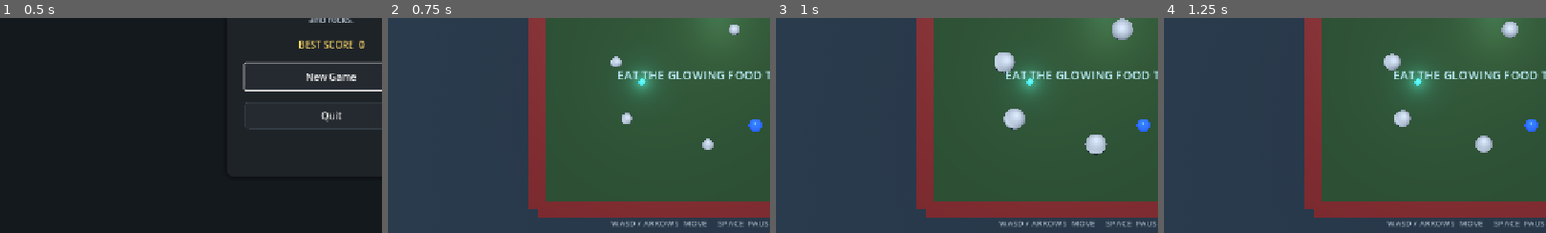
Above: before the commit, frames 1-4 (left to right).
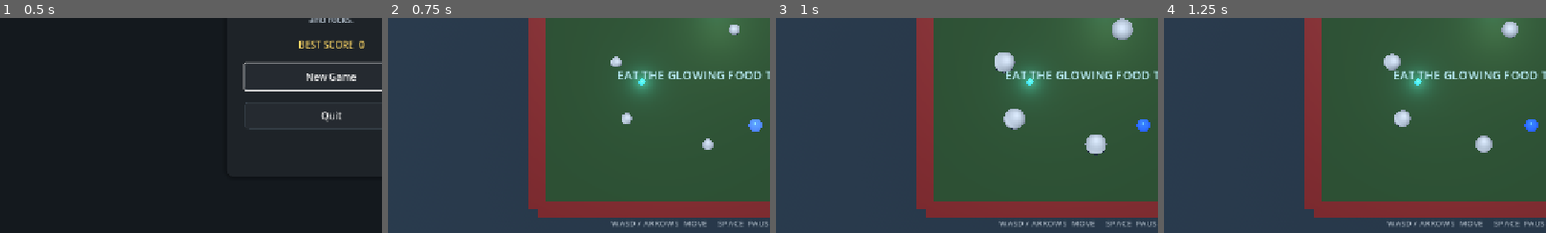
Above: after the commit, the same moments.

Repository: bluehexagons/snakeproject
Game: Godot game, scene res://scenes/main_menu.tscn
The game is run twice, just before and just after one commit, with the same random seed, the same clock (stepped at 60 frames per second) and the same inputs.
Inputs:
- Up to frame 1 (0.5 s): no input
- Up to frame 2 (0.75 s): click "New Game" at 0.5 s
- Up to frame 3 (1 s): no input
- Up to frame 4 (1.25 s): no input
The pictures show only the part of the screen within x 7-57%, y 48-98%; the shares and areas given below are measured in that part.

Frame 1 is identical in both runs. In frame 2, 0.2% of the frame differs, in the area x 94-98%, y 47-53%; in frame 3, nothing differs; in frame 4, nothing differs.

Commit message:
Restore contact flashes and break rocks with hard hits

Diff:
--- a/scripts/game_manager.gd
+++ b/scripts/game_manager.gd
@@ -452,7 +452,7 @@
 
 	var rock_data: Array[Dictionary] = []
 	for rock in rocks:
-		if rock.is_queued_for_deletion():
+		if rock.is_queued_for_deletion() or rock.is_shattering:
 			continue
 		if rock.has_method("get_save_data"):
 			rock_data.append(rock.get_save_data())
--- a/scripts/gameplay_test.gd
+++ b/scripts/gameplay_test.gd
@@ -146,6 +146,7 @@
 	await _check_stuck_loss()
 	await _check_speed_scoring()
 	await _check_handling()
+	await _check_rock_impacts()
 	_check_empty_food_resume()
 	_check_crowded_food_refill()
 	print("Gameplay regression: max link %.3f, max tail step %.3f" % [max_link, max_step])
@@ -384,6 +385,45 @@
 		[cruise_speed, min_turn_speed, turn_drift, coast_distance])
 	main.free()
 	check(GameState.delete_save_game(), "Failed to clear handling fixture")
+
+func _check_rock_impacts() -> void:
+	# Use the real input and pickup path so the break is reachable in play.
+	for impact_case in ["cruise", "boosted", "dangerous"]:
+		var boosted = impact_case != "cruise"
+		var dangerous = impact_case == "dangerous"
+		var fixture = {
+			"score": 0,
+			"player_state": {"position": {"x": -4, "y": 0.5, "z": 0}},
+			"rocks": [{"position": {"x": 0, "y": 0.5, "z": 0}, "is_dangerous": dangerous}],
+			"food_positions": [{"x": -1.25 if boosted else 6, "y": 0, "z": 0}],
+		}
+		check(GameState.save_game_state(fixture), "Failed to write rock impact fixture")
+		var main = MAIN.instantiate()
+		add_child(main)
+		var rock: Rock = get_tree().get_first_node_in_group("rock")
+		var saw_flash = false
+		Input.action_press("move_right")
+		for frame in 58:
+			await get_tree().physics_frame
+			if is_instance_valid(rock):
+				saw_flash = saw_flash or rock.mesh.material_override != null
+			if main.is_game_over:
+				break
+		Input.action_release("move_right")
+		match impact_case:
+			"cruise":
+				check(is_instance_valid(rock) and rock.position.x > 0.3, "A cruising hit did not push an intact gray rock")
+				check(saw_flash, "The rock did not flash on impact")
+			"boosted":
+				check(main.player.food_eaten == 1 and not main.is_game_over, "The boosted collision did not follow a live pickup")
+				check(get_tree().get_nodes_in_group("rock").is_empty(), "A hard boosted hit did not break the gray rock")
+				main.save_game_state()
+				check(GameState.load_game_state().rocks.is_empty(), "A broken rock reappeared in the save")
+			"dangerous":
+				check(main.is_game_over and is_instance_valid(rock), "A boosted hit broke a red rock instead of ending the run")
+		main.free()
+		Engine.time_scale = 1.0
+		check(GameState.delete_save_game(), "Failed to clear rock impact fixture")
 
 func _check_empty_food_resume() -> void:
 	var fixture = {
--- a/scripts/physics_object.gd
+++ b/scripts/physics_object.gd
@@ -9,8 +9,10 @@
 @onready var current_material: StandardMaterial3D = _duplicate_mesh_material()
 
 const IMPACT_FLASH_DURATION = 0.15
-const IMPACT_MIN_FORCE = 0.3
-const IMPACT_MAX_FORCE = 35.0
+const IMPACT_MIN_IMPULSE = 1.0
+const IMPACT_FULL_IMPULSE = 6.0
+
+var impact_tween: Tween
 
 var target_color: Color
 var base_emission: Color
@@ -153,6 +155,7 @@
 func _integrate_forces(state: PhysicsDirectBodyState3D):
 	if DebugTelemetry.enabled:
 		DebugTelemetry.record_contacts(self, state)
+	_flash_contacts(state)
 
 	var is_on_ground = false
 	for i in range(state.get_contact_count()):
@@ -277,32 +280,30 @@
 	)
 	return value if value.is_finite() and value.length() <= 1000.0 else fallback
 
-func handle_impact(force: float) -> void:
-	if !current_material or !mesh_instance:
+func _flash_contacts(state: PhysicsDirectBodyState3D) -> void:
+	var peak_impulse = 0.0
+	for index in state.get_contact_count():
+		peak_impulse = maxf(peak_impulse, state.get_contact_impulse(index).length())
+	if peak_impulse <= IMPACT_MIN_IMPULSE or not current_material:
 		return
 
-	var flash_intensity = clampf((force - IMPACT_MIN_FORCE) / (IMPACT_MAX_FORCE - IMPACT_MIN_FORCE), 0.0, 1.0)
-	if flash_intensity <= 0.0:
-		return
-
-	flash_intensity = 1.0 - (1.0 - flash_intensity) * 0.95
-
-	var flash_material = current_material.duplicate()
-	var flash_emission = state_emission if state_emission != Color.BLACK else current_material.emission
+	var flash_intensity = remap(clampf(peak_impulse, IMPACT_MIN_IMPULSE, IMPACT_FULL_IMPULSE), IMPACT_MIN_IMPULSE, IMPACT_FULL_IMPULSE, 0.0, 1.0)
+	if impact_tween:
+		impact_tween.kill()
+	var flash_material = mesh_instance.material_override as StandardMaterial3D
+	if not flash_material:
+		flash_material = current_material.duplicate()
+	var flash_emission = current_material.emission
 	flash_material.albedo_color = current_color
-	flash_material.emission = flash_emission + Color(0.5, 0.5, 0.5, 1.0) * flash_intensity
+	flash_material.emission = flash_emission.lerp(Color.WHITE, flash_intensity)
 	flash_material.emission_energy_multiplier = state_emission_energy + flash_intensity * 2.0
-
 	mesh_instance.material_override = flash_material
 
-	var tween = create_tween()
-	tween.tween_property(flash_material, "emission", flash_emission, IMPACT_FLASH_DURATION).set_trans(Tween.TRANS_EXPO).set_ease(Tween.EASE_OUT)
-	tween.parallel().tween_property(flash_material, "emission_energy_multiplier",
+	impact_tween = create_tween()
+	impact_tween.tween_property(flash_material, "emission", flash_emission, IMPACT_FLASH_DURATION)
+	impact_tween.parallel().tween_property(flash_material, "emission_energy_multiplier",
 		state_emission_energy, IMPACT_FLASH_DURATION).set_trans(Tween.TRANS_EXPO).set_ease(Tween.EASE_OUT)
-	tween.tween_callback(func():
-		if is_instance_valid(mesh_instance):
-			mesh_instance.material_override = null
-	)
+	impact_tween.tween_callback(func(): mesh_instance.material_override = null)
 
 func apply_color(color: Color, emission: Color = Color.BLACK, emission_energy: float = -1.0) -> void:
 	if current_material:
--- a/scripts/player.gd
+++ b/scripts/player.gd
@@ -301,6 +301,8 @@
 			if collider is Node and collider.is_in_group("dangerous"):
 				lose()
 				break
+	if not has_lost:
+		_flash_contacts(state)
 	var horizontal = Vector3(state.linear_velocity.x, 0.0, state.linear_velocity.z)
 	pickup_speed_bonus = move_toward(pickup_speed_bonus, 0.0, PICKUP_BOOST_DECAY * state.step)
 	horizontal = _drive_velocity(horizontal, state.step)
--- a/scripts/rock.gd
+++ b/scripts/rock.gd
@@ -12,12 +12,16 @@
 const GROWTH_CURVE = 0.4
 const SCALE_OVERSHOOT = 1.3
 const INITIAL_SPIN = 12.0
+const BREAK_IMPULSE = 4.5
+const FRAGMENT_COUNT = 5
+const SHATTER_DURATION = 0.24
 
 var is_dangerous: bool = false
 var is_initialized: bool = false
 var spawn_timer: float = 0.0
 var is_spawning: bool = true
 var spawn_progress: float = 0.0
+var is_shattering: bool = false
 
 @onready var mesh: MeshInstance3D = $MeshInstance3D
 
@@ -66,7 +70,7 @@
 	axis_lock_angular_z = true
 
 func _physics_process(delta: float) -> void:
-	if not is_initialized:
+	if not is_initialized or is_shattering:
 		return
 
 	if is_spawning:
@@ -93,9 +97,15 @@
 	_update_base_physics(delta)
 
 func _integrate_forces(state: PhysicsDirectBodyState3D):
-	if is_spawning:
+	if is_spawning or is_shattering:
 		return
-
+	if not is_dangerous:
+		for index in state.get_contact_count():
+			var head = state.get_contact_collider_object(index) as Player
+			if head and not head.has_lost and state.get_contact_impulse(index).length() >= BREAK_IMPULSE:
+				is_shattering = true
+				break_rock.call_deferred()
+				return
 	var current_speed = state.linear_velocity.length()
 	if current_speed > PhysicsConstants.ROCK_MAX_SPEED:
 		state.linear_velocity = state.linear_velocity * (PhysicsConstants.ROCK_MAX_SPEED / current_speed)
@@ -157,4 +167,21 @@
 	return 2.0
 
 func break_rock() -> void:
-	queue_free()
+	remove_from_group("rock")
+	freeze = true
+	collision_layer = 0
+	collision_mask = 0
+	mesh.hide()
+	var tween = create_tween().set_parallel()
+	var to_local = global_basis.inverse()
+	for index in FRAGMENT_COUNT:
+		var angle = TAU * index / FRAGMENT_COUNT
+		var direction = to_local * Vector3(cos(angle), 0.4 + 0.15 * (index % 3), sin(angle))
+		var fragment = MeshInstance3D.new()
+		fragment.mesh = mesh.mesh
+		fragment.position = direction * 0.2
+		fragment.scale = Vector3.ONE * 0.35
+		add_child(fragment)
+		tween.tween_property(fragment, "position", direction, SHATTER_DURATION).set_ease(Tween.EASE_OUT).set_trans(Tween.TRANS_QUAD)
+		tween.tween_property(fragment, "scale", Vector3.ZERO, SHATTER_DURATION)
+	tween.chain().tween_callback(queue_free)
--- a/scripts/segment.gd
+++ b/scripts/segment.gd
@@ -71,6 +71,7 @@
 
 	if DebugTelemetry.enabled:
 		DebugTelemetry.record_contacts(self, state)
+	_flash_contacts(state)
 	var error = path_target - state.transform.origin
 	error.y = 0.0
 	# Follow the moving path slot and correct any displacement from contact.
